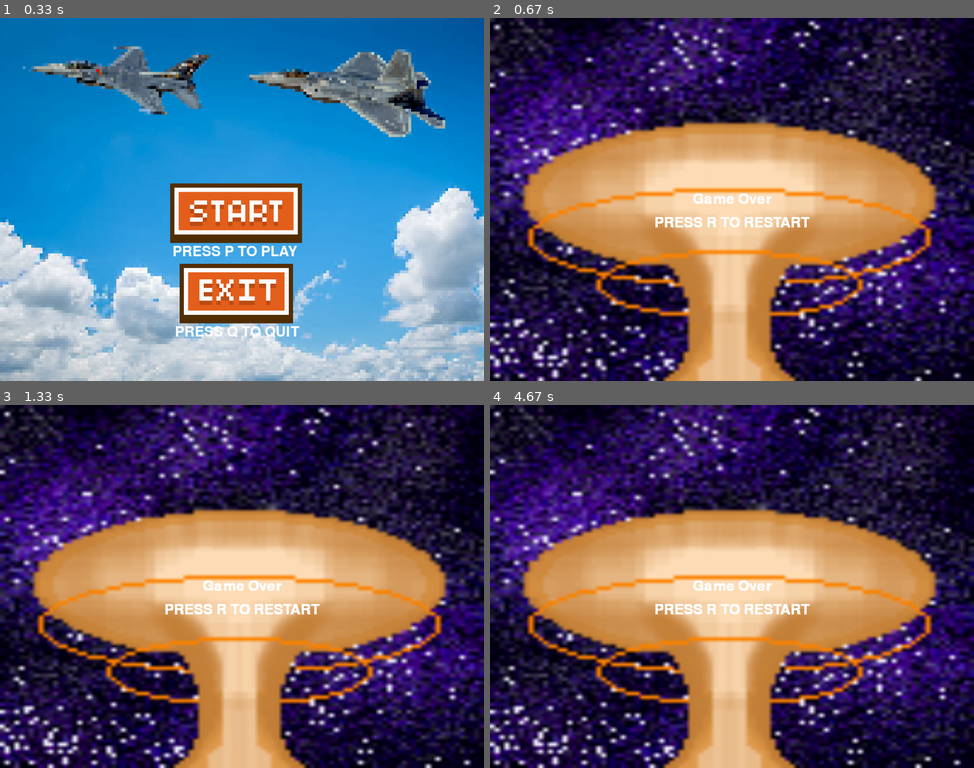
Above: before the commit, frames 1-4 (two rows, left to right).
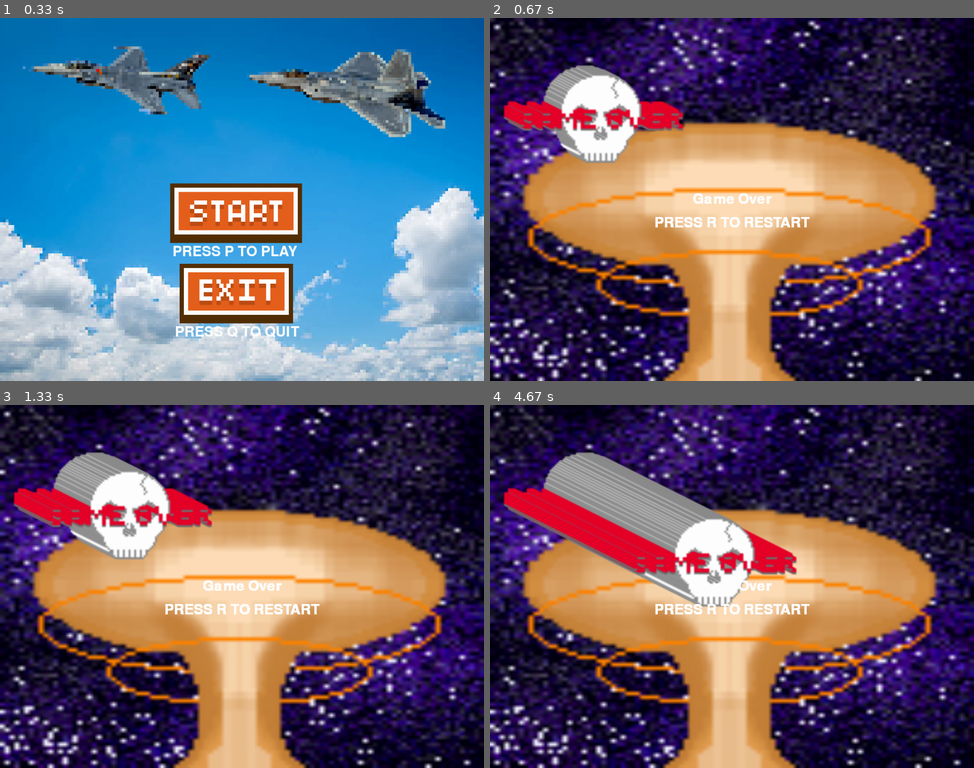
Above: after the commit, the same moments.

Repository: NezirNezirevic1054620/pygame_app
Game: pygame game, started from game.py
The game is run twice, just before and just after one commit, with the same random seed, the same clock (stepped at 60 frames per second) and the same inputs.
Inputs:
- Up to frame 1 (0.33 s): no input
- Up to frame 2 (0.67 s): tap L at 0.33 s
- Up to frame 3 (1.33 s): no input
- Up to frame 4 (4.67 s): no input

Frame 1 is identical in both runs. In frame 2, 5.4% of the frame differs, in the area x 2-40%, y 13-40%; in frame 3, 6.7%; in frame 4, 12%, in the area x 2-64%, y 13-56%.

Commit message:
gameover_fl_img - intergrated in order to move on top of gameover_bg_img

Diff:
--- a/view/screen.py
+++ b/view/screen.py
@@ -58,6 +58,15 @@
         center=(SCREEN_WIDTH // 2, SCREEN_HEIGHT // 2 + 50)
     )
 
+    # initial positie van gameover_fl_img
+    fl_x = 0
+    fl_y = 0
+
+    # snelheid
+    fl_speed_x = 2
+    fl_speed_y = 1
+
+
     while True:
         for event in pygame.event.get():
             if event.type == pygame.QUIT:
@@ -71,3 +80,17 @@
         canvas.blit(game_over_text, game_over_rect)
         canvas.blit(restart_text, restart_rect)
         pygame.display.flip()
+
+        # beweeg gameover_fl_img
+        fl_x += fl_speed_x
+        fl_y += fl_speed_y
+
+        # als gameover_fl_img buiten het scherm gaat, keert deze terug
+        if fl_x >= SCREEN_WIDTH:
+            fl_x = 0
+
+        if fl_y >= SCREEN_HEIGHT:
+            fl_y = 0
+
+        canvas.blit(gameover_fl_img, (fl_x, fl_y))
+        pygame.display.flip()
